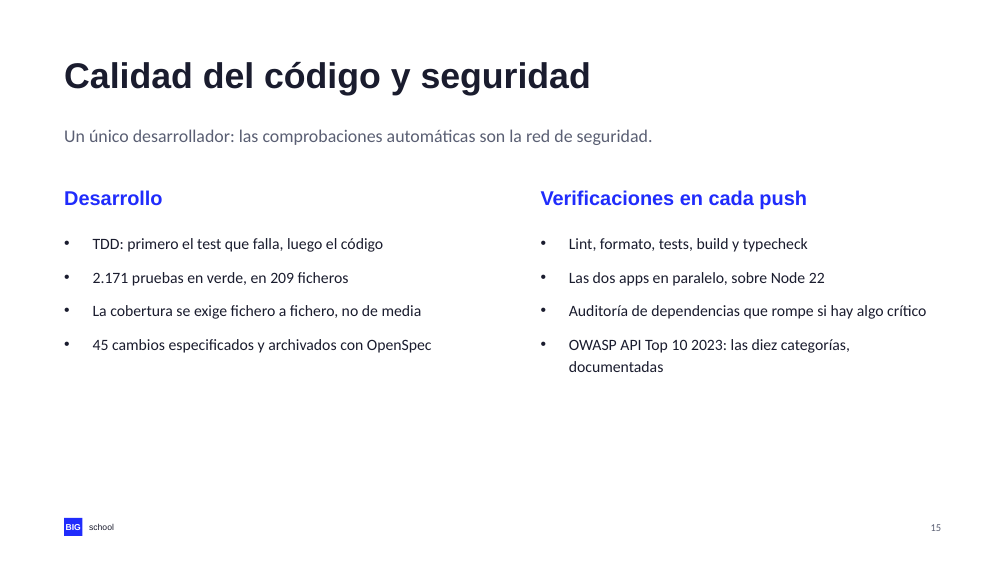
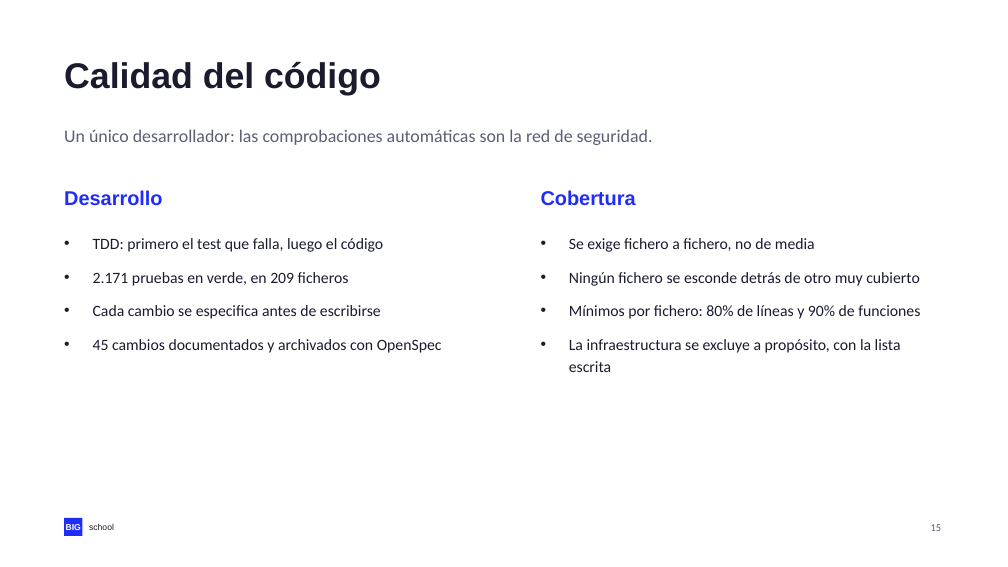
Before and after one commit to NovilloQuinta/intelligent-automotive-diagnostics, a slide deck: slide 15 of docs/presentacion/tfm-intelligent-automotive-diagnostics.pptx. Drawn at 1008x567 pixels with LibreOffice and Linux fonts; fonts in the diff are those of the drawing. Boxes give left, top, right and bottom in pixels: in the first picture for what was removed or moved away, otherwise in the second. Text is boxed around its words. In the diff, an @@ line names an element or a change of style, - is before the commit and + after.

Commit message:
docs(tfm): quitar de la slide de calidad lo que repetian CI/CD y OWASP

```diff
--- a/docs/presentacion/tfm-intelligent-automotive-diagnostics.pptx
+++ b/docs/presentacion/tfm-intelligent-automotive-diagnostics.pptx
@@ text at bbox=[64, 62, 381, 95]: text changed @@
-Calidad del código y seguridad
+Calidad del código
@@ text at bbox=[541, 190, 636, 206]: text changed @@
-Verificaciones en cada push
+Cobertura
@@ text at bbox=[569, 238, 920, 372]: text changed @@
-• Lint, formato, tests, build y typecheck
-• Las dos apps en paralelo, sobre Node 22
-• Auditoría de dependencias que rompe si hay algo crítico
-• OWASP API Top 10 2023: las diez categorías, documentadas
+• Se exige fichero a fichero, no de media
+• Ningún fichero se esconde detrás de otro muy cubierto
+• Mínimos por fichero: 80% de líneas y 90% de funciones
+• La infraestructura se excluye a propósito, con la lista escrita
@@ text at bbox=[93, 305, 442, 353]: text changed @@
-• La cobertura se exige fichero a fichero, no de media
-• 45 cambios especificados y archivados con OpenSpec
+• Cada cambio se especifica antes de escribirse
+• 45 cambios documentados y archivados con OpenSpec
```
Also in this commit, not shown: 3 other files.
